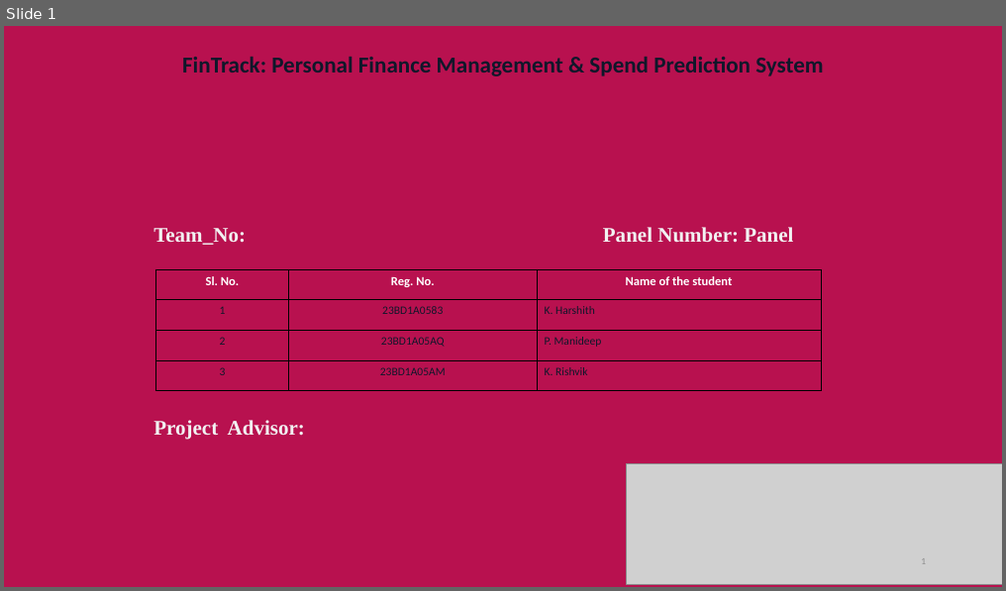
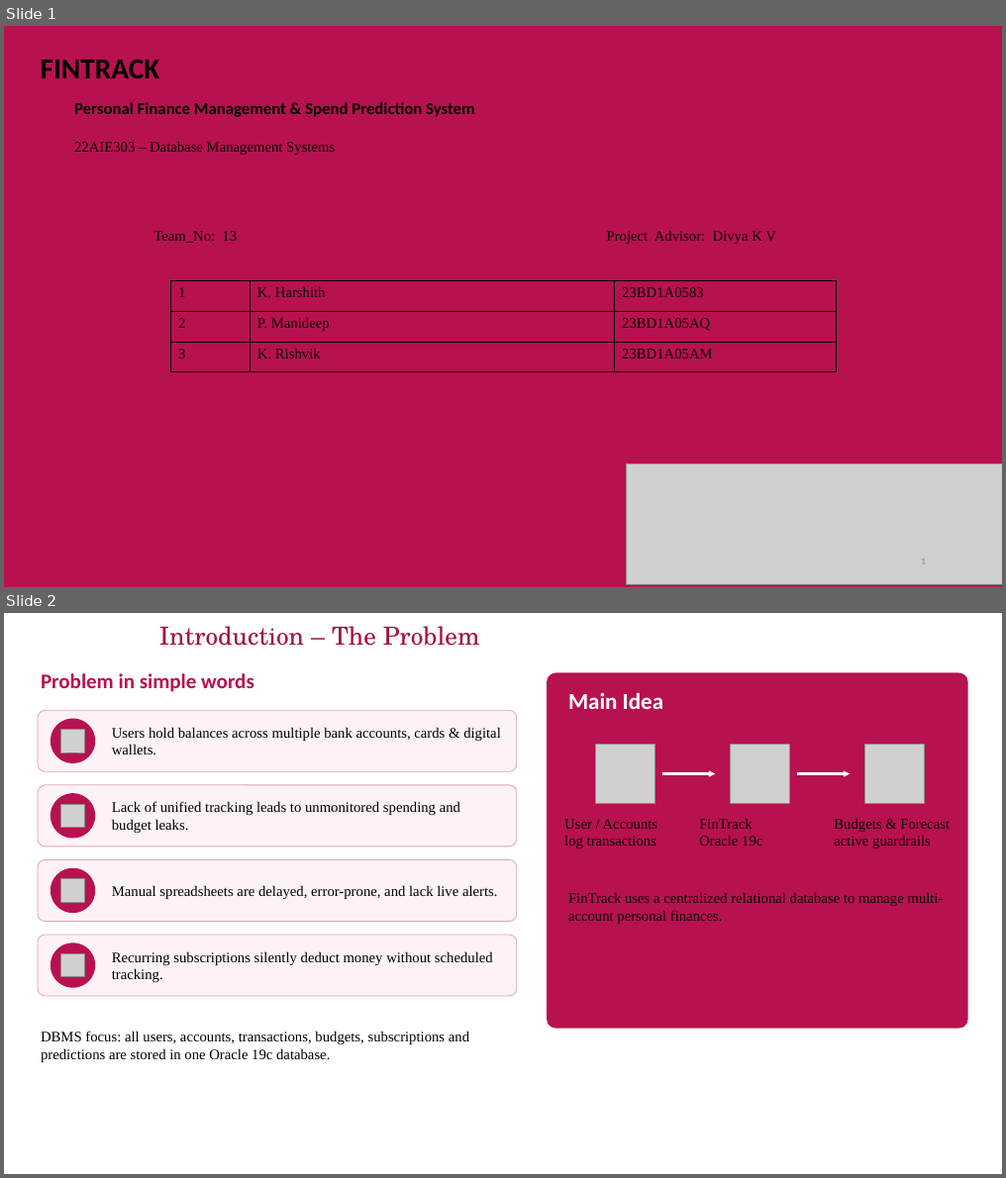
Before and after one commit to harshithchowdary999/Fintrack, a slide deck: FinTrack_Presentation.pptx. Shown one above the other, each under a label of ours: slide 1 before the commit, slides 1 and 2 after it. The pictures are 1006x591 and 1006x1178 pixels, drawn with LibreOffice and Linux fonts; fonts in the diff are those of the drawing; grey boxes stand for pictures; background and template pictures are left out. Boxes give left, top, right and bottom in pixels: in the first picture for what was removed or moved away, otherwise in the second. Text is boxed around its words. In the diff, an @@ line names an element or a change of style, - is before the commit and + after.

Commit message:
Update FinTrack presentation with exact Amrita DBMS 12-slide template structure and visual diagrams

```diff
--- a/FinTrack_Presentation.pptx
+++ b/FinTrack_Presentation.pptx
@@ slide 2 added at (x1=4, y1=613, x2=1002, y2=1174), background #FFFFFF @@
@@ title added at (x1=159, y1=626, x2=480, y2=646), 24 pt, text #A4123F @@
+Introduction – The Problem
@@ text added at (x1=41, y1=673, x2=254, y2=692), 20 pt, text #B8114F, bold @@
+Problem in simple words
@@ rounded rectangle added at (x1=547, y1=672, x2=968, y2=1029), fill #B8114F @@
@@ text added at (x1=568, y1=692, x2=664, y2=709), 22 pt, text #FFFFFF, bold @@
+Main Idea
@@ rounded rectangle added at (x1=38, y1=710, x2=517, y2=771), fill #FDF2F6, outline #D9A5B8 0.75 pt @@
@@ ellipse added at (x1=51, y1=719, x2=95, y2=763), fill #B8114F @@
@@ picture added at (x1=60, y1=729, x2=84, y2=753) @@
@@ text added at (x1=112, y1=727, x2=501, y2=755), 14 pt, text #000000 @@
+Users hold balances across multiple bank accounts, cards & digital wallets.
@@ picture added at (x1=595, y1=744, x2=655, y2=804) @@
@@ picture added at (x1=731, y1=744, x2=790, y2=804) @@
@@ picture added at (x1=865, y1=744, x2=925, y2=804) @@
@@ rounded rectangle added at (x1=38, y1=785, x2=517, y2=847), fill #FDF2F6, outline #D9A5B8 0.75 pt @@
@@ arrow added from (662, 774) to (715, 774), #FFFFFF 2 pt @@
@@ arrow added from (798, 774) to (849, 774), #FFFFFF 2 pt @@
@@ ellipse added at (x1=51, y1=793, x2=95, y2=839), fill #B8114F @@
@@ picture added at (x1=60, y1=804, x2=84, y2=827) @@
@@ text added at (x1=112, y1=801, x2=460, y2=833), 14 pt, text #000000 @@
+Lack of unified tracking leads to unmonitored spending and budget leaks.
@@ text added at (x1=564, y1=819, x2=658, y2=849), 14 pt, text #000000 @@
+User / Accounts
+log transactions
@@ text added at (x1=699, y1=819, x2=762, y2=846), 14 pt, text #000000 @@
+FinTrack
+Oracle 19c
@@ text added at (x1=834, y1=819, x2=949, y2=849), 14 pt, text #000000 @@
+Budgets & Forecast
+active guardrails
@@ rounded rectangle added at (x1=38, y1=861, x2=517, y2=922), fill #FDF2F6, outline #D9A5B8 0.75 pt @@
@@ ellipse added at (x1=51, y1=868, x2=95, y2=913), fill #B8114F @@
@@ picture added at (x1=60, y1=878, x2=84, y2=902) @@
@@ text added at (x1=112, y1=885, x2=498, y2=899), 14 pt, text #000000 @@
+Manual spreadsheets are delayed, error-prone, and lack live alerts.
@@ text added at (x1=568, y1=893, x2=944, y2=924), 14 pt, text #000000 @@
+FinTrack uses a centralized relational database to manage multi-account personal finances.
@@ rounded rectangle added at (x1=38, y1=935, x2=517, y2=996), fill #FDF2F6, outline #D9A5B8 0.75 pt @@
@@ ellipse added at (x1=51, y1=943, x2=95, y2=988), fill #B8114F @@
@@ picture added at (x1=60, y1=954, x2=84, y2=977) @@
@@ text added at (x1=112, y1=952, x2=493, y2=982), 14 pt, text #000000 @@
+Recurring subscriptions silently deduct money without scheduled tracking.
@@ text added at (x1=41, y1=1031, x2=469, y2=1062), 14 pt, text #000000 @@
+DBMS focus: all users, accounts, transactions, budgets, subscriptions and predictions are stored in one Oracle 19c database.
@@ page number added at (x1=14, y1=1144, x2=76, y2=1173), 12 pt, text #FFFFFF @@
+2
@@ slide 1 changed as well @@
@@ text added at (x1=41, y1=59, x2=160, y2=78), 28 pt, text #000000, bold @@
+FINTRACK
@@ text at (x1=74, y1=102, x2=475, y2=117): text changed; size 22 to 16 pt; text colour #0F172A to #000000 @@
-FinTrack: Personal Finance Management & Spend Prediction System
+Personal Finance Management & Spend Prediction System
@@ text added at (x1=74, y1=142, x2=335, y2=155), 14 pt, text #000000 @@
+22AIE303 – Database Management Systems
@@ text at (x1=153, y1=231, x2=776, y2=244): text changed; size 20 to 14 pt; text colour #F2F2F2 to #000000; bold off @@
-Team_No: Panel Number: Panel
-Project Advisor:
+Team_No: 13 Project Advisor: Divya K V
@@ table at (x1=171, y1=281, x2=837, y2=372) @@
-row 1: Sl. No. | Reg. No. | Name of the student
-row 2: 1 | 23BD1A0583 | K. Harshith
-row 3: 2 | 23BD1A05AQ | P. Manideep
-row 4: 3 | 23BD1A05AM | K. Rishvik
+row 1: 1 | K. Harshith | 23BD1A0583
+row 2: 2 | P. Manideep | 23BD1A05AQ
+row 3: 3 | K. Rishvik | 23BD1A05AM
@@ table resized from (x1=156, y1=271, x2=822, y2=379) to (x1=171, y1=281, x2=837, y2=372) @@
```
Also in this commit, not shown: 1 other slide changed, 9 other slides added, 21 slides removed.
